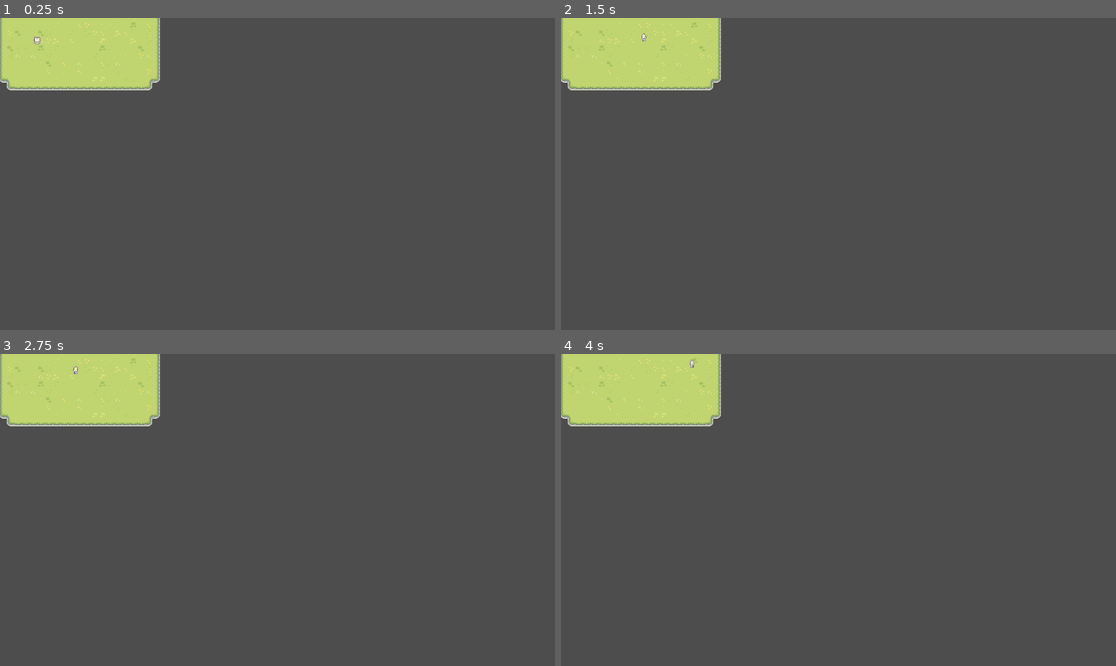
Above: before the commit, frames 1-4 (two rows, left to right).
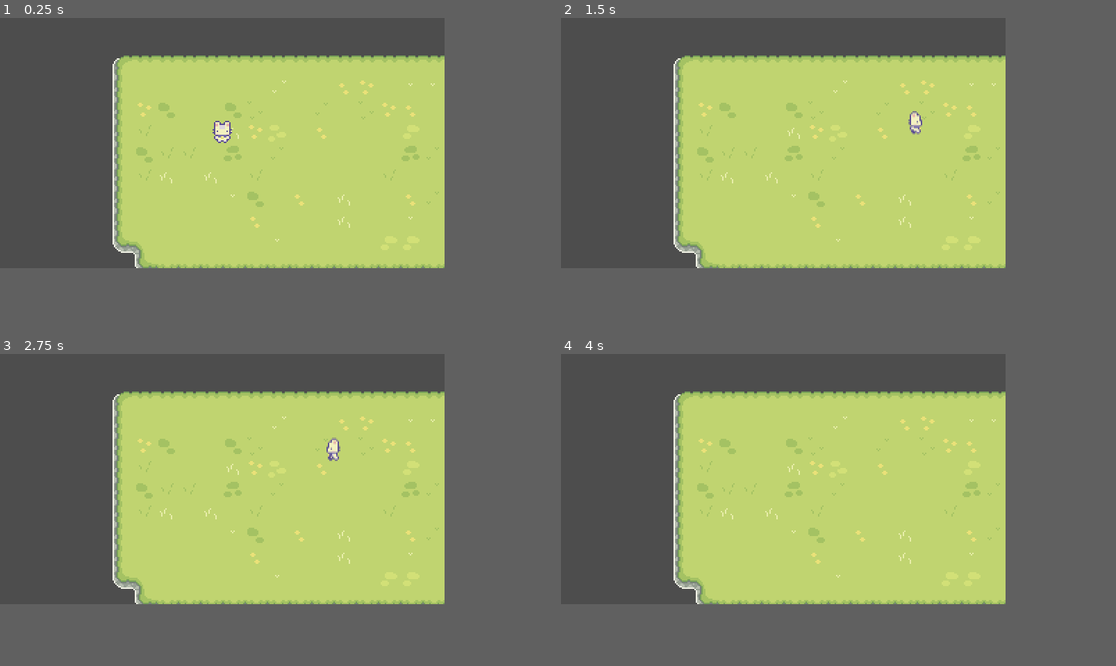
Above: after the commit, the same moments.

Repository: mkoelle/lab.godot
Game: Godot game, scene res://scenes/levels/Level_03.tscn
Same seed, same stepped clock (60 frames per second), same inputs: the game is played once before the commit and once after it. The project has no main scene, so this scene is started directly.
Inputs (mouse positions are in pixels of both pictures, inside the frame that each line leads up to):
- Up to frame 1 (0.25 s): no input
- Up to frame 2 (1.5 s): move the mouse to (960, 158) at 0.52 s; press the mouse at (960, 158) at 0.53 s; hold D (move_right) from 0.53 s (still down); tap W (move_up) at 0.77 s; move the mouse to (727, 189) at 1.27 s; release the mouse at (727, 189) at 1.28 s; click (727, 189) at 1.35 s
- Up to frame 3 (2.75 s): tap W (move_up) at 1.52 s; move the mouse to (333, 441) at 2.02 s; release D (move_right) at 2.03 s; press the mouse at (333, 441) at 2.03 s; hold A (move_left) from 2.03 s (still down)
- Up to frame 4 (4 s): move the mouse to (810, 572) at 2.77 s; release A (move_left) at 2.78 s; release the mouse at (810, 572) at 2.78 s; hold D (move_right) from 2.78 s (still down); click (810, 572) at 2.85 s; tap W (move_up) at 3.02, 3.77 s; move the mouse to (1005, 556) at 3.52 s; press the mouse at (1005, 556) at 3.53 s
In our replay, the window is 799x449 before the commit and 640x360 after it. These sizes can differ from the game's own. Grey fills any space a smaller window leaves; there, only what the larger window draws over its background counts as a difference.

The runs differ from the first frame. In frame 1, 46% of the frame differs, in the area x 0-81%, y 0-81%; in frame 2, 46%; in frame 3, 46%; in frame 4, 46%.

Commit message:
window sizes

Diff:
--- a/project.godot
+++ b/project.godot
@@ -30,6 +30,15 @@
 run/main_scene="res://LevelOne.tscn"
 config/features=PackedStringArray("4.0", "Mobile")
 config/icon="res://icon.svg"
+
+[display]
+
+window/size/viewport_width=320
+window/size/viewport_height=180
+window/size/window_width_override=1280
+window/size/window_height_override=720
+window/stretch/mode="viewport"
+window/stretch/aspect="keep_height"
 
 [input]
 
--- a/scenes/levels/Level_03.tscn
+++ b/scenes/levels/Level_03.tscn
@@ -487,12 +487,18 @@
 sources/1 = SubResource("TileSetAtlasSource_n56l7")
 
 [node name="Level_03" type="Node2D"]
-position = Vector2(77, 55)
+metadata/_edit_lock_ = true
 
 [node name="playerCat" parent="." instance=ExtResource("1_trr1r")]
+metadata/_edit_lock_ = true
 
 [node name="TileMap" type="TileMap" parent="."]
 z_index = -5
 tile_set = SubResource("TileSet_rtvlk")
 format = 2
 layer_0/tile_data = PackedInt32Array(4, 65537, 1, 65540, 65537, 1, 131076, 65537, 1, 131077, 1, 6, 131078, 65537, 1, 65 …(3558 unchanged characters)…
+metadata/_edit_lock_ = true
+
+[node name="Camera2D" type="Camera2D" parent="."]
+current = true
+metadata/_edit_lock_ = true
